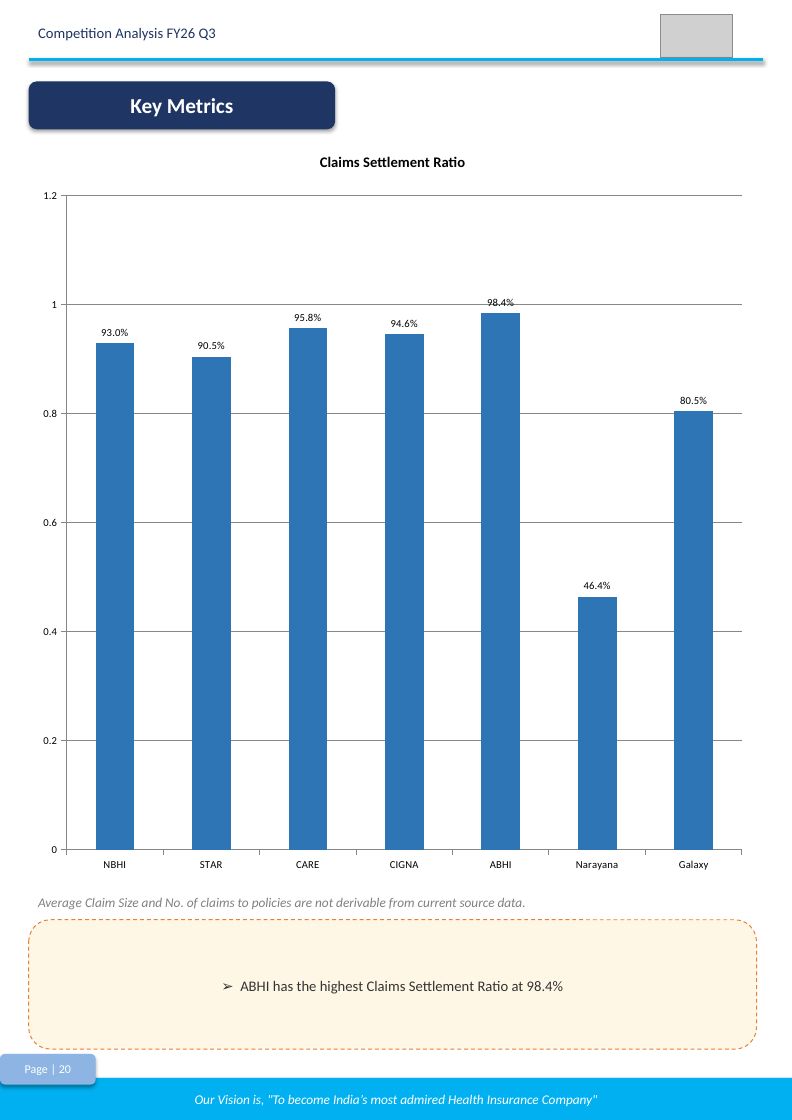
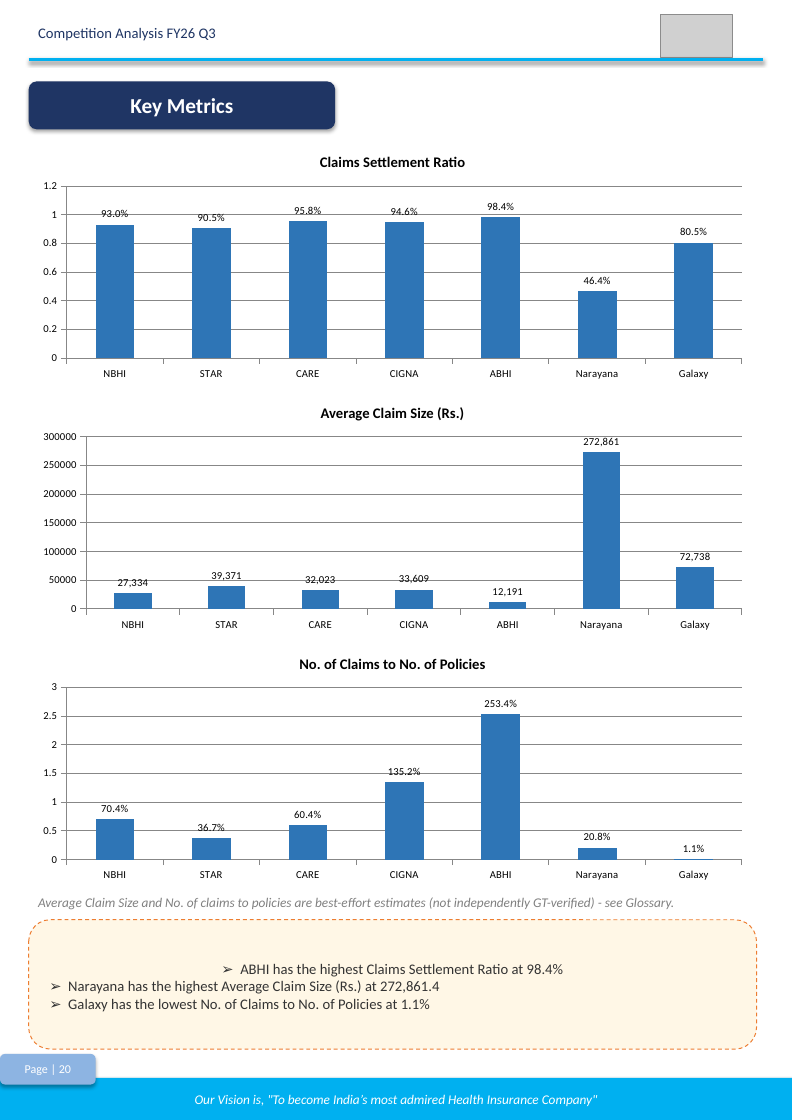
Before and after one commit to premsagariit/Competitor_Summary, a slide deck: slide 20 of Backend/output/Competition_Summary_FY26_Q3.pptx. Drawn at 792x1120 pixels with LibreOffice and Linux fonts; fonts in the diff are those of the drawing; grey boxes stand for pictures. Boxes give left, top, right and bottom in pixels: in the first picture for what was removed or moved away, otherwise in the second. Text is boxed around its words. In the diff, an @@ line names an element or a change of style, - is before the commit and + after.

```diff
--- a/Backend/output/Competition_Summary_FY26_Q3.pptx
+++ b/Backend/output/Competition_Summary_FY26_Q3.pptx
@@ column chart resized from (x1=29, y1=175, x2=757, y2=886) to (x1=29, y1=175, x2=757, y2=385) @@
@@ text added at (x1=321, y1=407, x2=464, y2=421), 11 pt, text #000000, bold @@
+Average Claim Size (Rs.)
@@ column chart added at (x1=29, y1=426, x2=757, y2=636) @@
+categories: NBHI, STAR, CARE, CIGNA, ABHI, Narayana, Galaxy
+Series 1: 27334, 39371, 32023, 33609, 12191, 272861, 72738
@@ text added at (x1=299, y1=658, x2=486, y2=669), 11 pt, text #000000, bold @@
+No. of Claims to No. of Policies
@@ column chart added at (x1=29, y1=676, x2=757, y2=886) @@
+categories: NBHI, STAR, CARE, CIGNA, ABHI, Narayana, Galaxy
+Series 1: 0.704, 0.367, 0.604, 1.352, 2.534, 0.208, 0.011
@@ text at (x1=38, y1=897, x2=675, y2=909): text changed @@
-Average Claim Size and No. of claims to policies are not derivable from current source data.
+Average Claim Size and No. of claims to policies are best-effort estimates (not independently GT-verified) - see Glossary.
@@ text in rounded rectangle at (x1=68, y1=980, x2=439, y2=1012): paragraphs added @@
+➢ Narayana has the highest Average Claim Size (Rs.) at 272,861.4
+➢ Galaxy has the lowest No. of Claims to No. of Policies at 1.1%
```
Also in this commit, not shown: 8 other slides changed, 7 other files.
